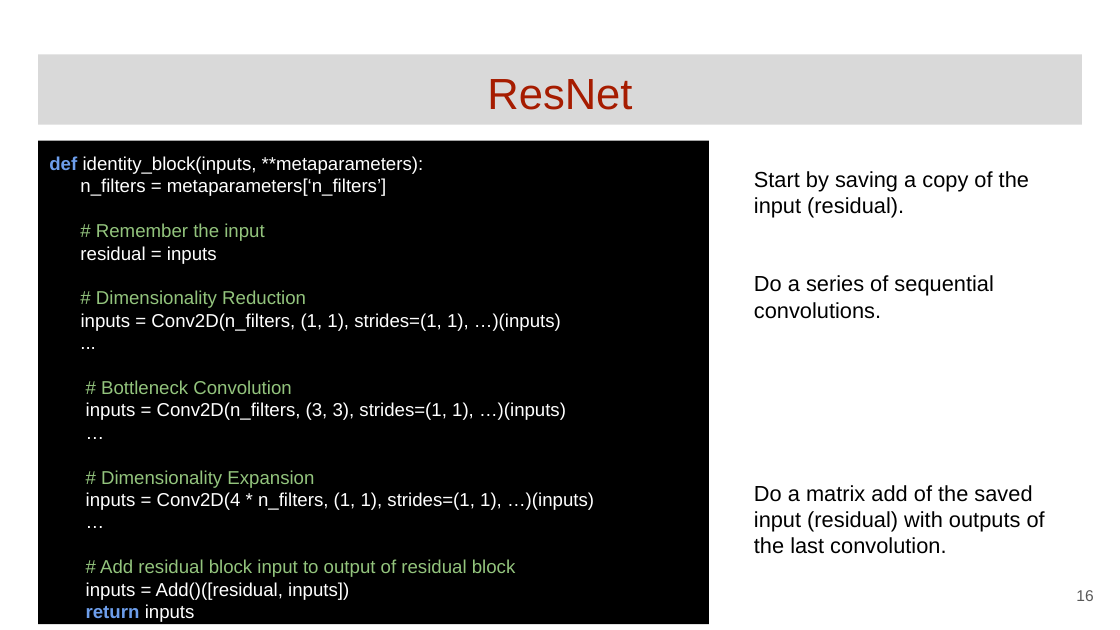
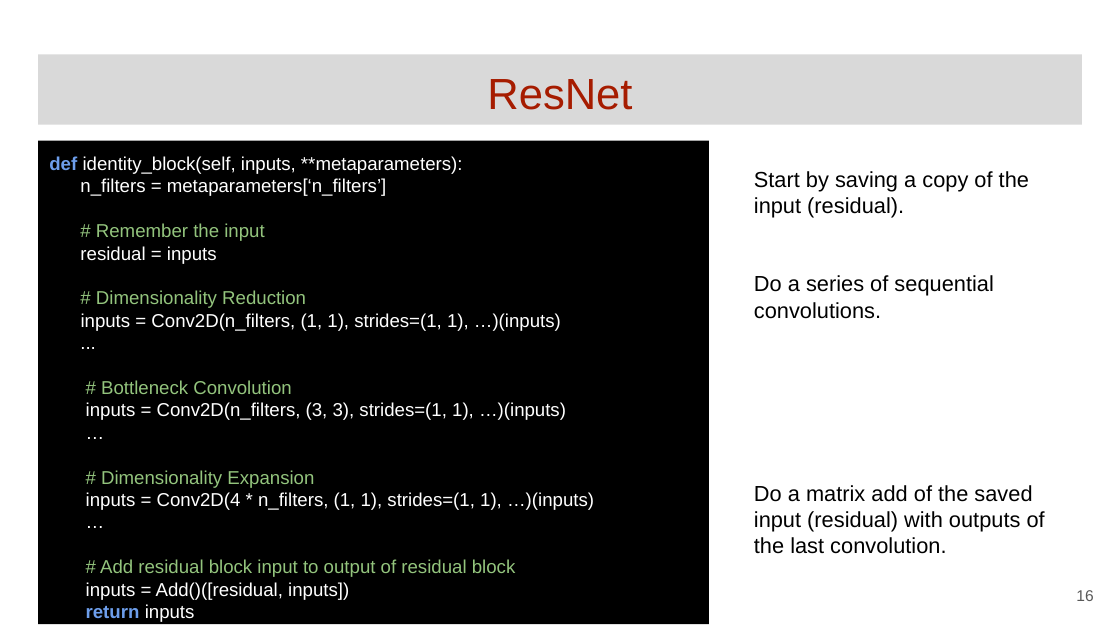
Before and after one commit to GoogleCloudPlatform/keras-idiomatic-programmer, a slide deck: slide 16 of community-labs/Community Lab - Intro to Composable (Common).pptx. Drawn at 1120x630 pixels with LibreOffice and Linux fonts; fonts in the diff are those of the drawing. Boxes give left, top, right and bottom in pixels: in the first picture for what was removed or moved away, otherwise in the second. Text is boxed around its words. In the diff, an @@ line names an element or a change of style, - is before the commit and + after.

```diff
--- a/community-labs/Community Lab - Intro to Composable (Common).pptx
+++ b/community-labs/Community Lab - Intro to Composable (Common).pptx
@@ text in rectangle at <box>49,156,463,196</box>: text changed @@
-def identity_block(inputs, **metaparameters):
-n_filters = metaparameters[‘n_filters’]
+def identity_block(self, inputs, **metaparameters):
+n_filters = metaparameters[‘n_filters’]
```
Also in this commit, not shown: 5 other slides changed.
